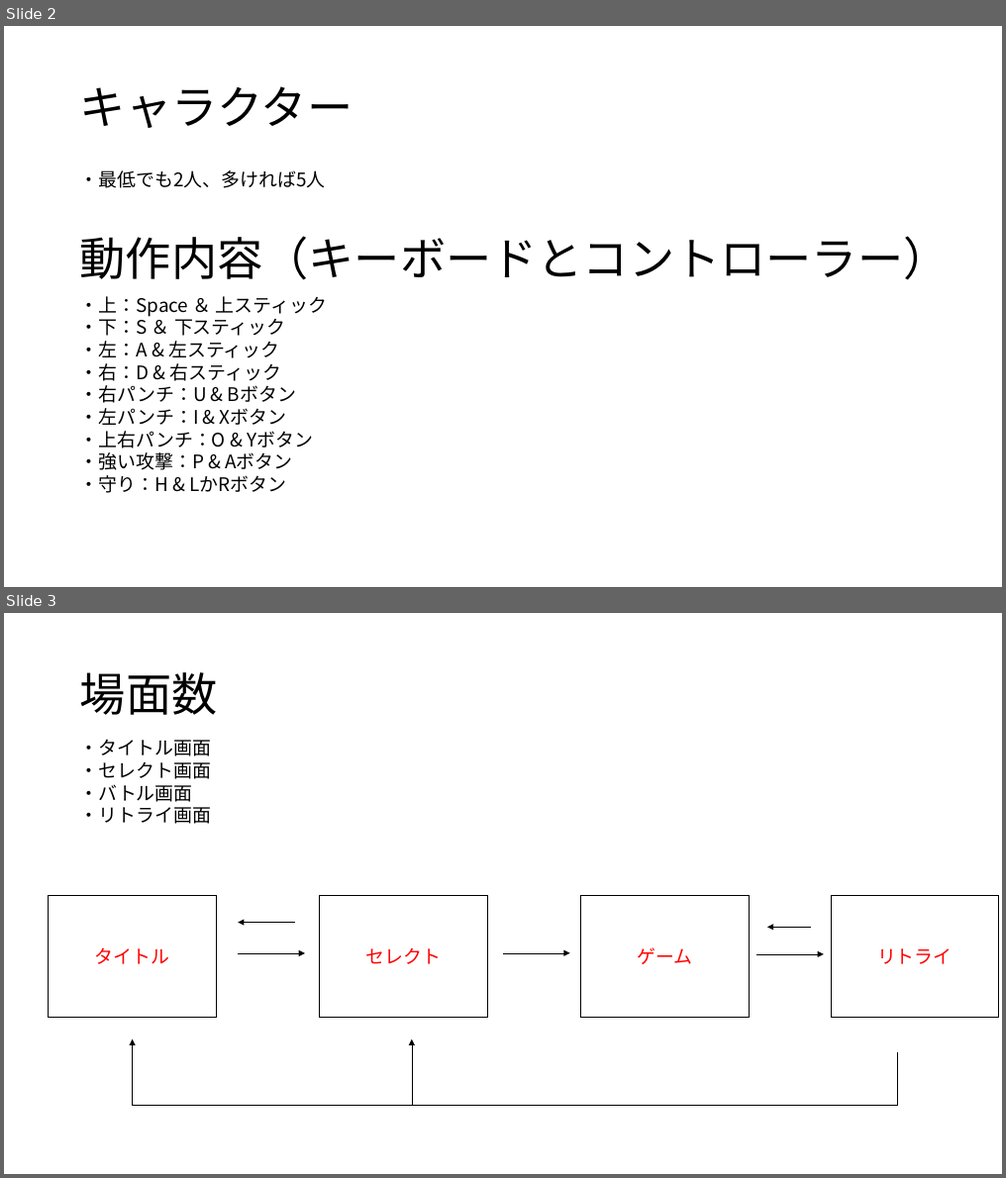
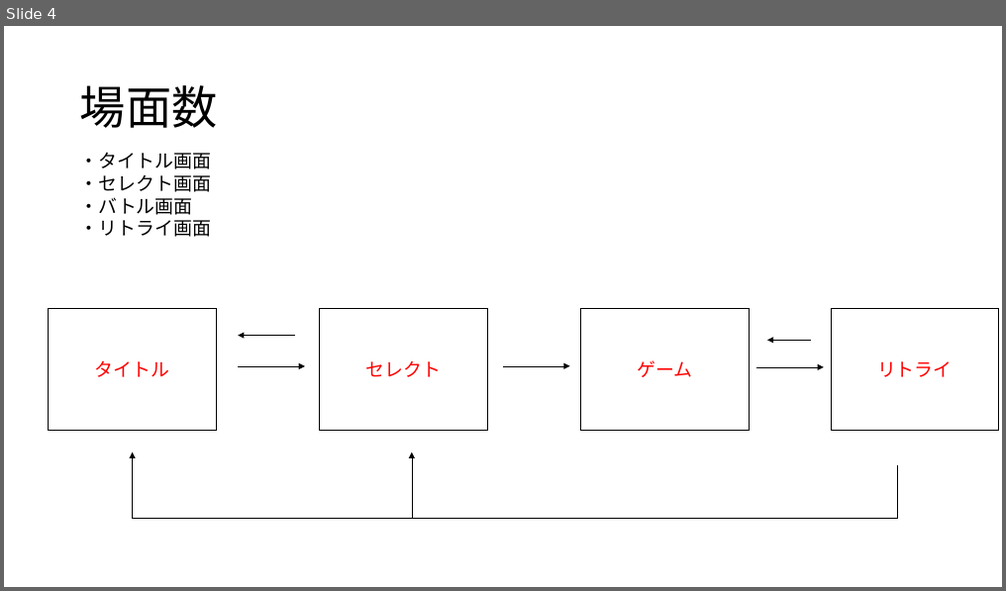
Before and after one commit to F0402Nishi/FightingGame, a slide deck: 仕様書.pptx. Shown one above the other, each under a label of ours: slides 2 and 3 before the commit, slide 4 after it. The pictures are 1006x1178 and 1006x591 pixels, drawn with LibreOffice and Linux fonts; fonts in the diff are those of the drawing. Boxes give left, top, right and bottom in pixels: in the first picture for what was removed or moved away, otherwise in the second. Text is boxed around its words. In the diff, an @@ line names an element or a change of style, - is before the commit and + after.

```diff
--- a/仕様書.pptx
+++ b/仕様書.pptx
@@ slide 2 removed at [4, 26, 1002, 587], background #FFFFFF @@
@@ title removed at [80, 86, 352, 128] @@
-キャラクター
@@ text removed at [80, 171, 326, 188] @@
-・最低でも2人、多ければ5人
@@ text removed at [80, 236, 949, 280] @@
-動作内容（キーボードとコントローラー）
@@ text removed at [80, 296, 327, 493] @@
-・上：Space ＆ 上スティック
-・下：S ＆ 下スティック
-・左：A & 左スティック
-・右：D & 右スティック
-・右パンチ：U & Bボタン
-・左パンチ：I & Xボタン
-・上右パンチ：O & Yボタン
-・強い攻撃：P & Aボタン
-・守り：H & LかRボタン
@@ what was slide 3 is now slide 4 @@
```
Also in this commit, not shown: 3 slides added, 1 other slide removed.
